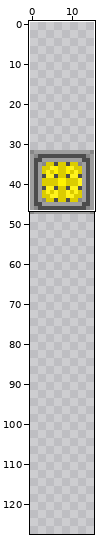
File history of a sprite sheet, cosmos_client/assets/images/blocks/energy_cell.png. The first picture is a wide view before the edit; the outline marks the close-up.
Close-up. Old version:
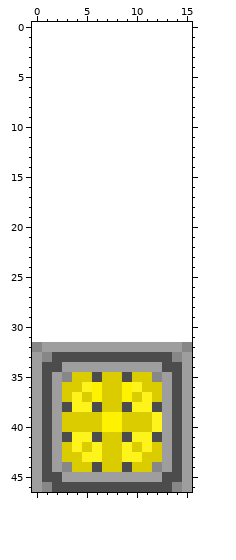
The file is 16x16 pixels. Shown: x 0..15, y 0..46. The old version is drawn lined up with the new one, on the new canvas. The commit also changed other parts of the picture, which this record leaves out.
And afterwards:
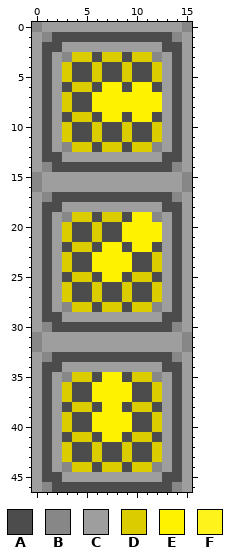
Palette (. is transparent): A #4c4c4c  B #878787  C #9e9e9e  D #dbcc00  E #fff200  F #fff31c
What changed:
canvas 16x16 -> 16x128, the old top-left corner now at 0,32
y 0: x 0..15 ................ -> BCCCCCCCCCCCCCCB
y 1: x 0..15 ................ -> CBAAAAAAAAAAAABC
y 2: x 0..15 ................ -> CAACCCCCCCCCCAAC
y 3: x 0..15 ................ -> CACBDDADDADDBCAC
y 4..5: x 0..15 ................ -> CACDAADAADAADCAC
y 6: x 0..15 ................ -> CACADDAEEAEEACAC
y 7..8: x 0..15 ................ -> CACDAAEEEEEEECAC
y 9: x 0..15 ................ -> CACADDAEEAEEACAC
y 10..11: x 0..15 ................ -> CACDAADAADAADCAC
y 12: x 0..15 ................ -> CACBDDADDADDBCAC
y 13: x 0..15 ................ -> CAACCCCCCCCCCAAC
y 14: x 0..15 ................ -> CBAAAAAAAAAAAABC
y 15..16: x 0..15 ................ -> BCCCCCCCCCCCCCCB
y 17: x 0..15 ................ -> CBAAAAAAAAAAAABC
y 18: x 0..15 ................ -> CAACCCCCCCCCCAAC
y 19: x 0..15 ................ -> CACBDDADDAEEBCAC
y 20..21: x 0..15 ................ -> CACDAADAAEEEECAC
y 22: x 0..15 ................ -> CACADDAEEAEEACAC
y 23..24: x 0..15 ................ -> CACDAAEEEEAADCAC
y 25: x 0..15 ................ -> CACADDAEEADDACAC
y 26..27: x 0..15 ................ -> CACDAADAADAADCAC
y 28: x 0..15 ................ -> CACBDDADDADDBCAC
y 29: x 0..15 ................ -> CAACCCCCCCCCCAAC
y 30: x 0..15 ................ -> CBAAAAAAAAAAAABC
y 31: x 0..15 ................ -> BCCCCCCCCCCCCCCB
y 35: x 7..8 DD -> EE
y 36: x 4..5 DF -> AA; x 7..8 DD -> EE; x 10..11 FD -> AA
y 37: x 4..5 FD -> AA; x 7..8 DD -> EE; x 10..11 DF -> AA
y 38: x 4..5 FF -> DD; x 7..8 DD -> EE; x 10..11 FF -> DD
y 39..40: x 4..6 DDD -> AAE; x 9..12 DDDF -> EAAD
y 41: x 4..5 FF -> DD; x 7..8 DD -> EE; x 10..11 FF -> DD
y 42: x 4..11 FDFDDFDF -> AADAADAA
y 43: x 4..11 DFFDDFFD -> AADAADAA
Changed places in both close-ups, as pixel boxes (x1, y1, x2, y2):
changed: (32, 22, 192, 462)
